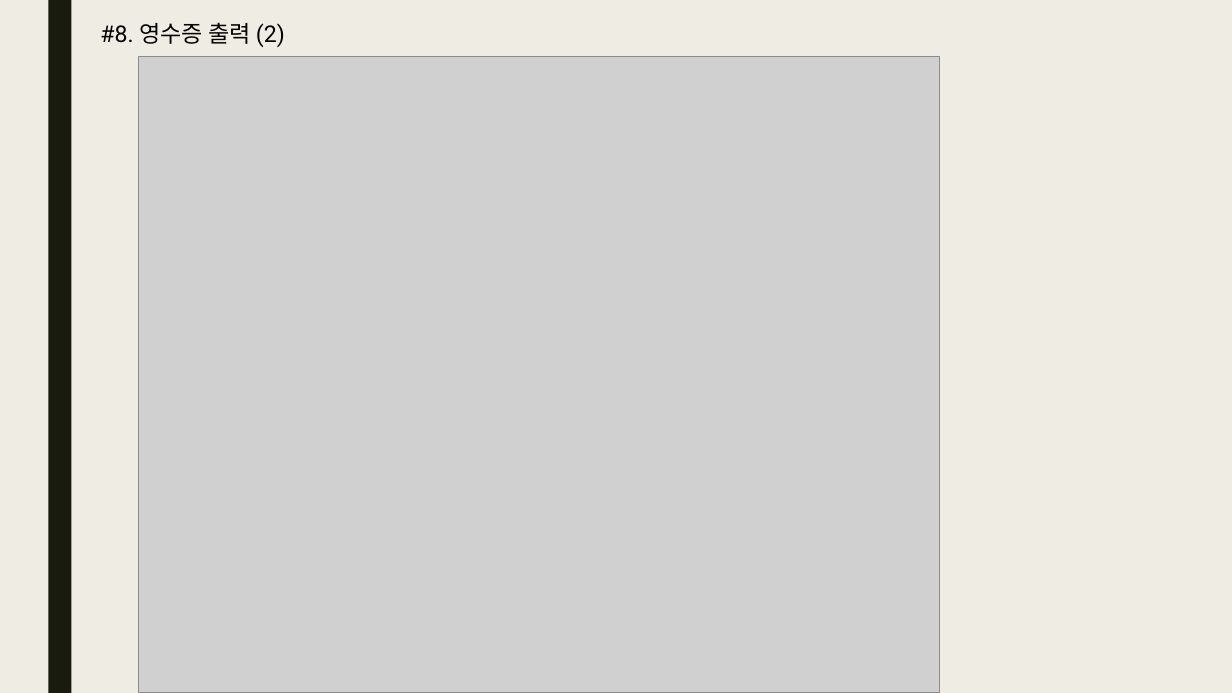
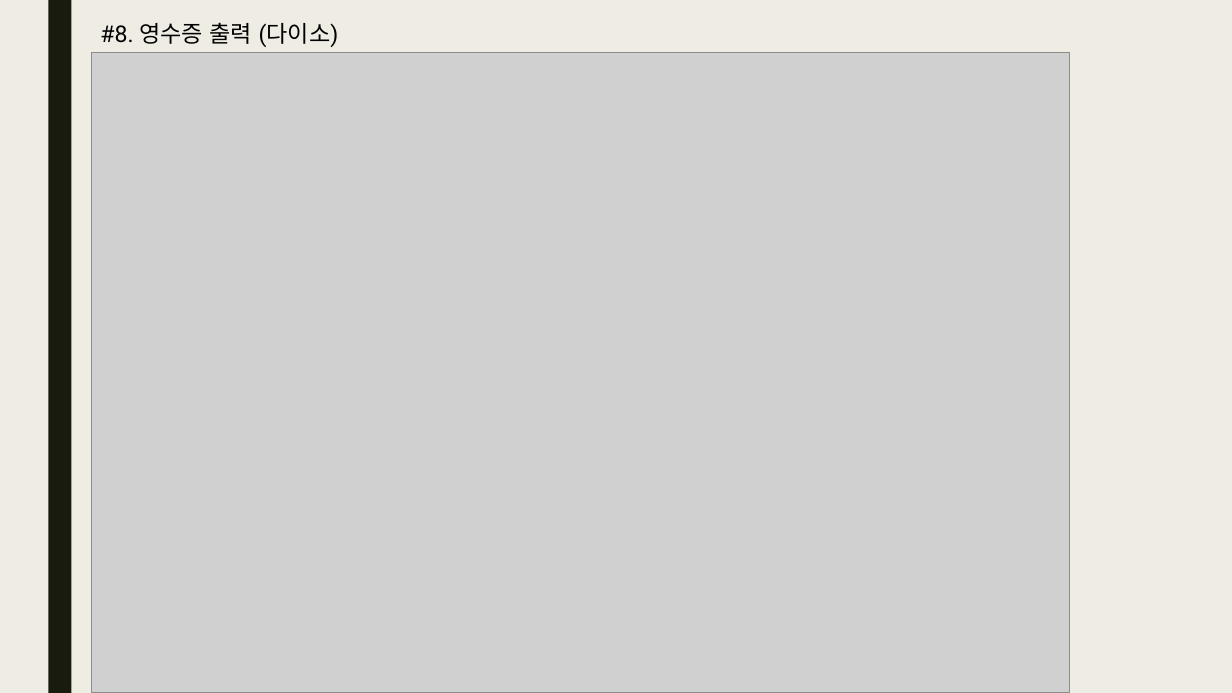
Before and after one commit to bino0130/politec-java, a slide deck: slide 16 of 자바 심화/자바 심화 과제/미완료 과제/20230322 자바심화 과제 남정현.pptx (slide 15 before the commit). Drawn at 1232x693 pixels with LibreOffice and Linux fonts; fonts in the diff are those of the drawing; grey boxes stand for pictures. Boxes give left, top, right and bottom in pixels: in the first picture for what was removed or moved away, otherwise in the second. Text is boxed around its words. In the diff, an @@ line names an element or a change of style, - is before the commit and + after.

```diff
--- a/자바 심화/자바 심화 과제/미완료 과제/20230322 자바심화 과제 남정현.pptx
+++ b/자바 심화/자바 심화 과제/미완료 과제/20230322 자바심화 과제 남정현.pptx
@@ text at [100,22,339,47]: text changed @@
-#8. 영수증 출력 (2)
+#8. 영수증 출력 (다이소)
@@ picture: place and size @@
-picture at [139,56,939,693]
+picture at [91,53,1069,693]
```
Also in this commit, not shown: 5 other slides changed, 8 slides added, 3 slides removed.
